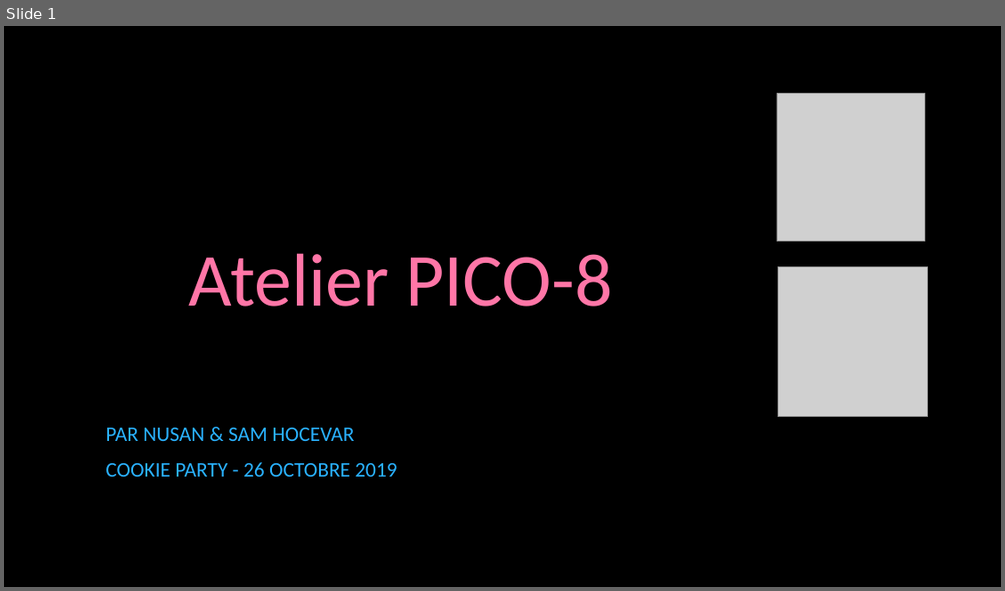
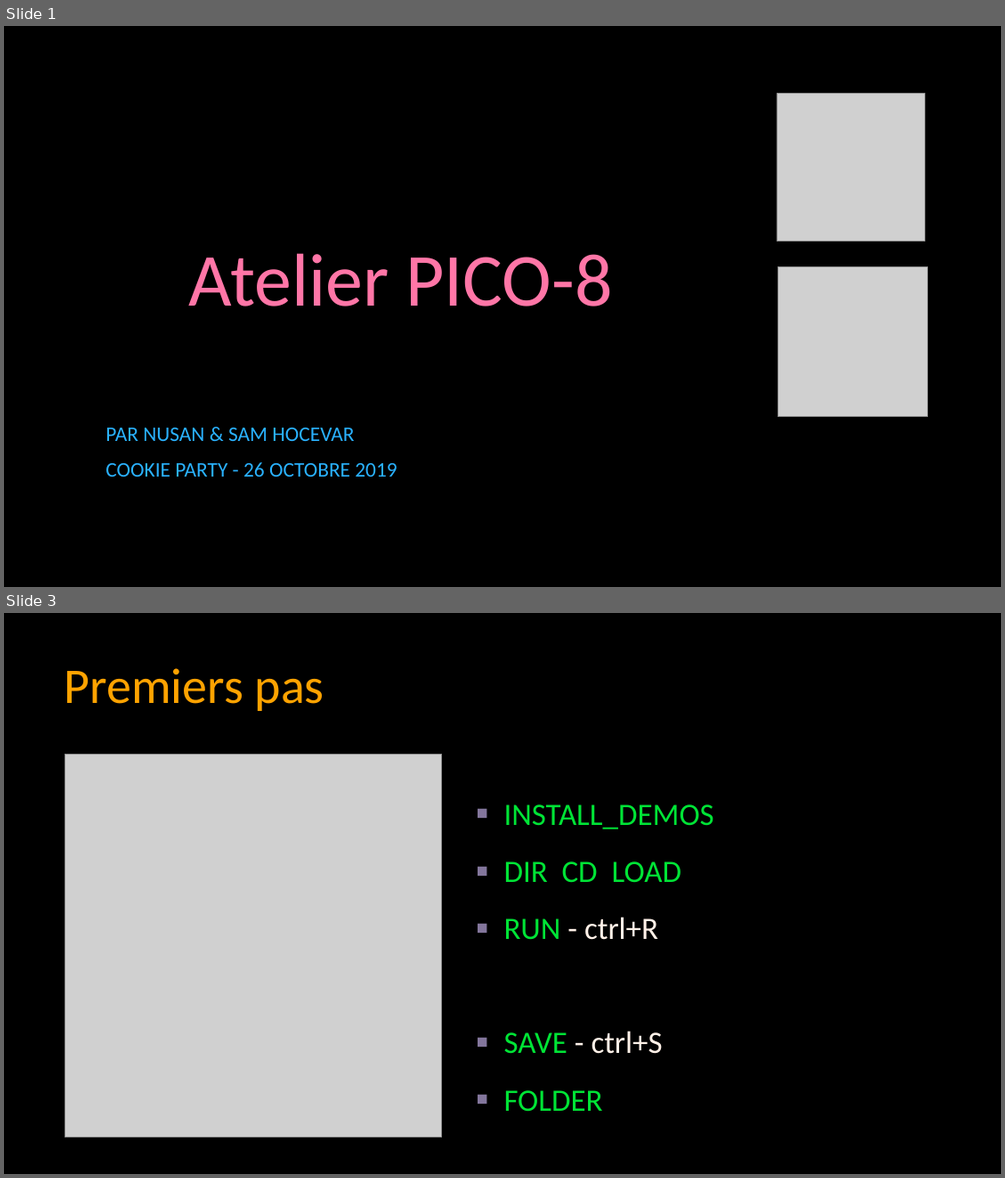
Before and after one commit to samhocevar/cookie-party-pico8-workshop, a slide deck: pico8-workshop.pptx. Shown one above the other, each under a label of ours: slide 1 before the commit, slides 1 and 3 after it; the slides between them are not shown. The pictures are 1005x591 and 1005x1178 pixels, drawn with LibreOffice and Linux fonts; fonts in the diff are those of the drawing; grey boxes stand for pictures; background and template pictures are left out. Boxes give left, top, right and bottom in pixels: in the first picture for what was removed or moved away, otherwise in the second. Text is boxed around its words. In the diff, an @@ line names an element or a change of style, - is before the commit and + after.

```diff
--- a/pico8-workshop.pptx
+++ b/pico8-workshop.pptx
@@ slide 3 added at bbox=[4, 613, 1001, 1174], background picture (left out) @@
@@ title added at bbox=[65, 668, 324, 711], 48 pt, text #FFA300 @@
+Premiers pas
@@ picture added at bbox=[65, 754, 442, 1136] @@
@@ text added at bbox=[504, 804, 714, 1111], 30 pt, text #00E436 @@
+▪ INSTALL_DEMOS
+▪ DIR CD LOAD
+▪ RUN - ctrl+R
+▪ SAVE - ctrl+S
+▪ FOLDER
```
Also in this commit, not shown: 4 slides changed, 21 other slides added, 1 other file.
